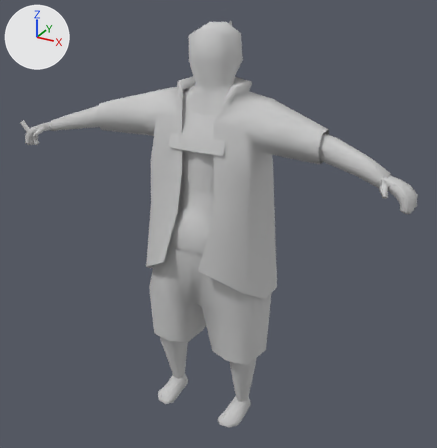
Renders of the FBX model cookies/Assets/Models/Characters/randy.FBX from each side of a commit.
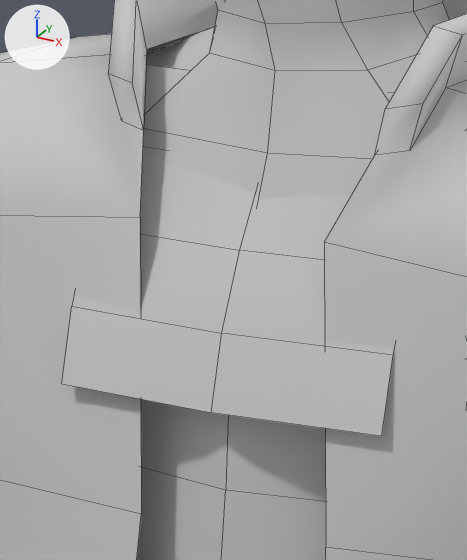
The first picture shows the older version from a camera (50 mm lens) standing at (0.678, -1.183, 1.13) and looking at (0.006, 0.039, 0.519). The close-ups show both versions on the part from 36% to 54% of the width and 18% to 40% of the height of that picture; other places that the commit changed are outside them. The axes (+X, +Y, +Z) are drawn at upper left. The lights are the same throughout. The close-ups show mesh edges as thin lines. Where no turn or scale is listed for an object, it has been applied to the vertices.

Objects in the first close-up: 'aloha_shirt', 'gold_chain', 'randy_body'.
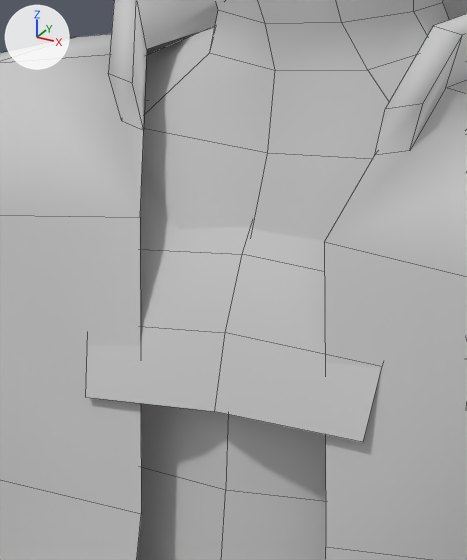
Location of each change, [x1, y1, x2, y2] in pixels of the close-ups (467 x 560 px):
'gold_chain', reshaped
    before: [62, 64, 395, 436]
    after: [86, 180, 382, 442]

Patch to the scene script:
```diff
--- a/cookies/Assets/Models/Characters/randy.FBX.py
+++ b/cookies/Assets/Models/Characters/randy.FBX.py
@@ me_mesh_007 @@
 me_mesh_007.from_pydata(...)  # 15 vertices, 8 faces; spans x -0.084..0.077, y -0.023..0.037, z -0.059..0.059
 # used by ob_gold_chain; location = (-0.0009, -0.0393, 0.7909)
-me_mesh_007.vertices[0].co = (-0.072, -0.018, -0.059)  # pixel (61, 383)
-me_mesh_007.vertices[1].co = (0.072, -0.018, -0.059)  # pixel (381, 436)
-me_mesh_007.vertices[2].co = (-0.084, 0.037, 0.059)
-me_mesh_007.vertices[3].co = (0.077, 0.037, 0.059)
-me_mesh_007.vertices[4].co = (-0.072, 0.024, 0.029)
-me_mesh_007.vertices[5].co = (-0.072, 0.005, 0.0)
-me_mesh_007.vertices[6].co = (-0.072, -0.009, -0.029)  # pixel (71, 306)
-me_mesh_007.vertices[7].co = (0.072, -0.009, -0.029)  # pixel (393, 355)
-me_mesh_007.vertices[8].co = (0.072, 0.005, 0.0)
-me_mesh_007.vertices[9].co = (0.072, 0.024, 0.029)
-me_mesh_007.vertices[10].co = (0.0, 0.032, 0.059)
-me_mesh_007.vertices[11].co = (0.0, -0.023, -0.059)  # pixel (211, 412)
-me_mesh_007.vertices[12].co = (0.0, -0.014, -0.029)  # pixel (221, 333)
-me_mesh_007.vertices[13].co = (0.0, 0.0, 0.0)  # pixel (239, 250)
-me_mesh_007.vertices[14].co = (0.0, 0.019, 0.029)
+# me_mesh_007 part 1
+me_mesh_007.vertices[0].co = (-0.061, -0.017, -0.063)  # pixel (85, 397)
+me_mesh_007.vertices[1].co = (0.064, -0.018, -0.062)  # pixel (363, 442)
+me_mesh_007.vertices[2].co = (-0.092, 0.036, 0.042)
+me_mesh_007.vertices[3].co = (0.086, 0.036, 0.045)
+me_mesh_007.vertices[4].co = (-0.075, 0.024, 0.018)
+me_mesh_007.vertices[5].co = (-0.07, 0.006, -0.009)
+me_mesh_007.vertices[6].co = (-0.065, -0.008, -0.035)
+me_mesh_007.vertices[7].co = (0.067, -0.009, -0.034)  # pixel (382, 366)
+me_mesh_007.vertices[8].co = (0.072, 0.004, -0.007)
+me_mesh_007.vertices[9].co = (0.077, 0.023, 0.019)
+me_mesh_007.vertices[10].co = (0.0, 0.031, 0.051)
+me_mesh_007.vertices[11].co = (0.001, -0.022, -0.058)  # pixel (214, 411)
+me_mesh_007.vertices[12].co = (0.001, -0.013, -0.029)  # pixel (225, 332)
+me_mesh_007.vertices[13].co = (0.001, 0.001, -0.002)  # pixel (242, 254)
+me_mesh_007.vertices[14].co = (0.001, 0.019, 0.024)
 me_mesh_007.materials.append(mat_material__443)
```
